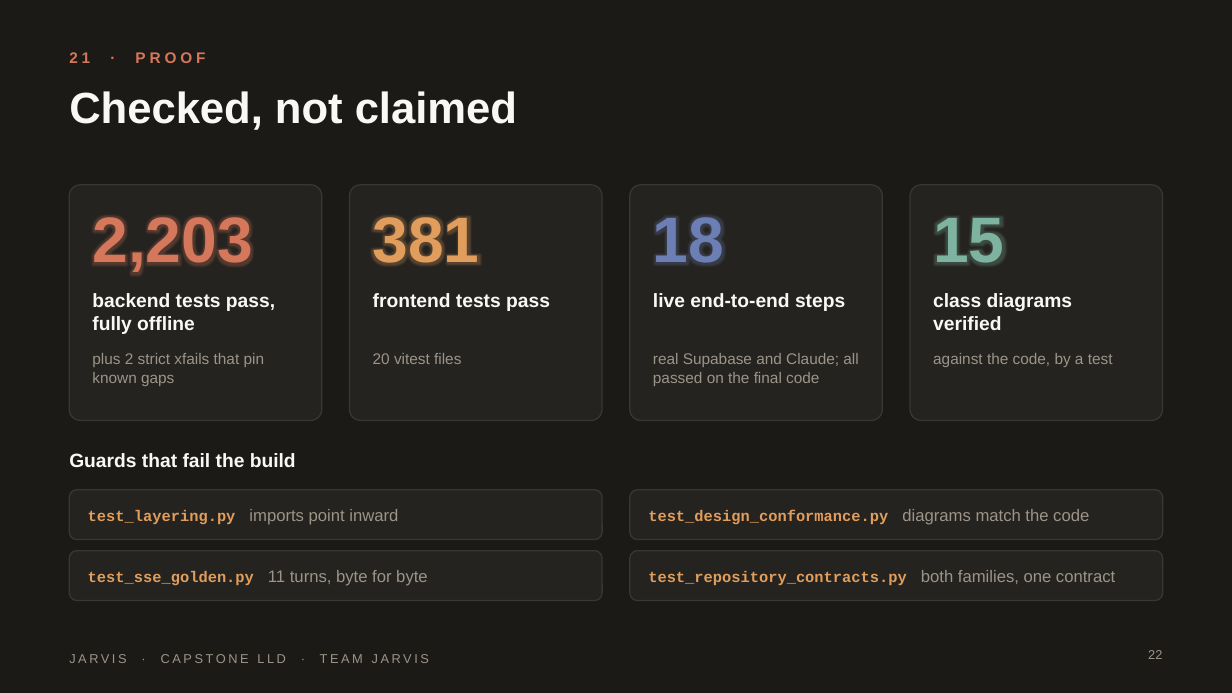
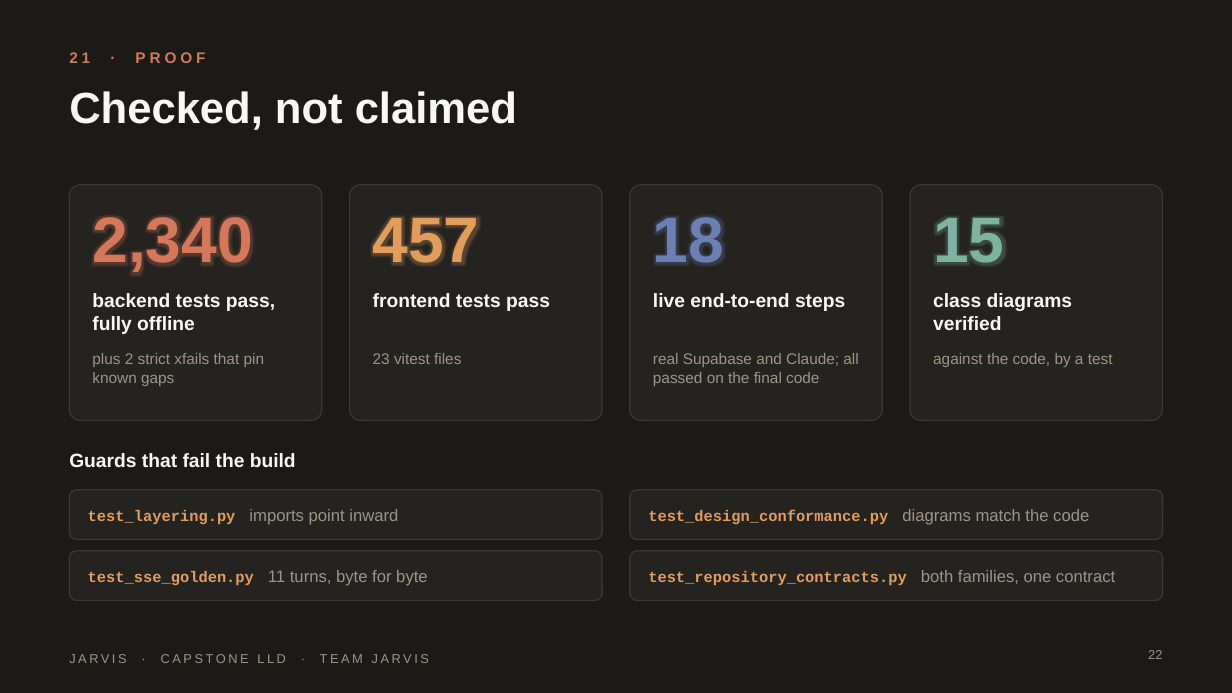
Before and after one commit to HackHeroic/Jarvis-Engine, a slide deck: slide 22 of docs/capstone/presentation/Jarvis-Capstone.pptx. Drawn at 1232x693 pixels with LibreOffice and Linux fonts; fonts in the diff are those of the drawing; background and template pictures are left out. Boxes give left, top, right and bottom in pixels: in the first picture for what was removed or moved away, otherwise in the second. Text is boxed around its words. In the diff, an @@ line names an element or a change of style, - is before the commit and + after.

Commit message:
Deck: current test counts

```diff
--- a/docs/capstone/presentation/Jarvis-Capstone.pptx
+++ b/docs/capstone/presentation/Jarvis-Capstone.pptx
@@ text at (92, 217, 252, 272): text changed @@
-2,203
+2,340
@@ text at (373, 218, 480, 263): text changed @@
-381
+457
@@ text at (373, 353, 461, 364): text changed @@
-20 vitest files
+23 vitest files
```
Also in this commit, not shown: 1 other file.
